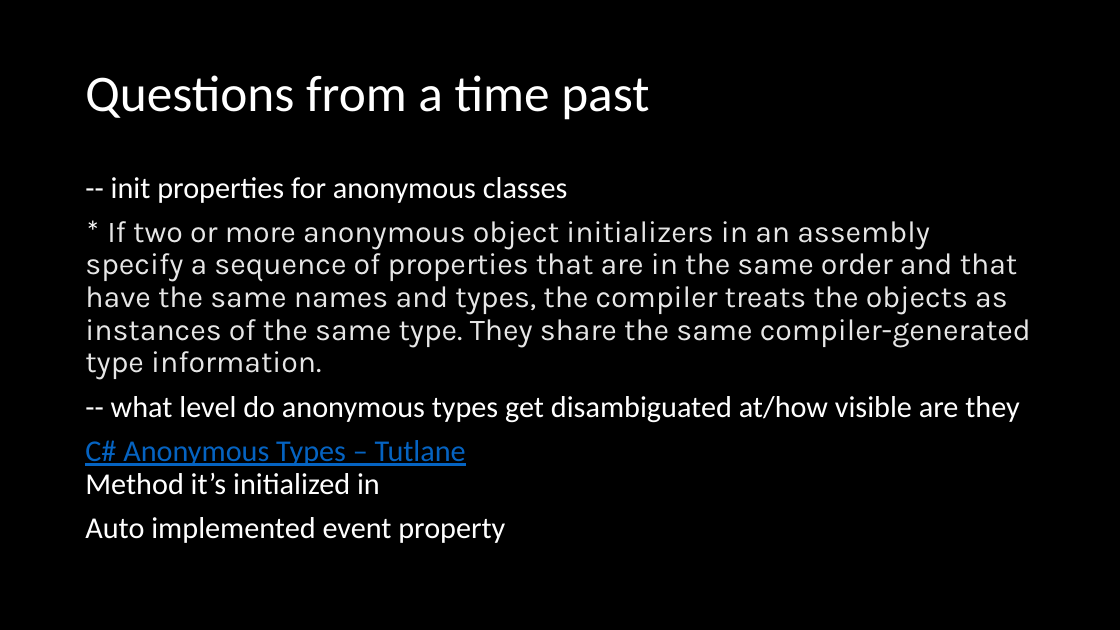
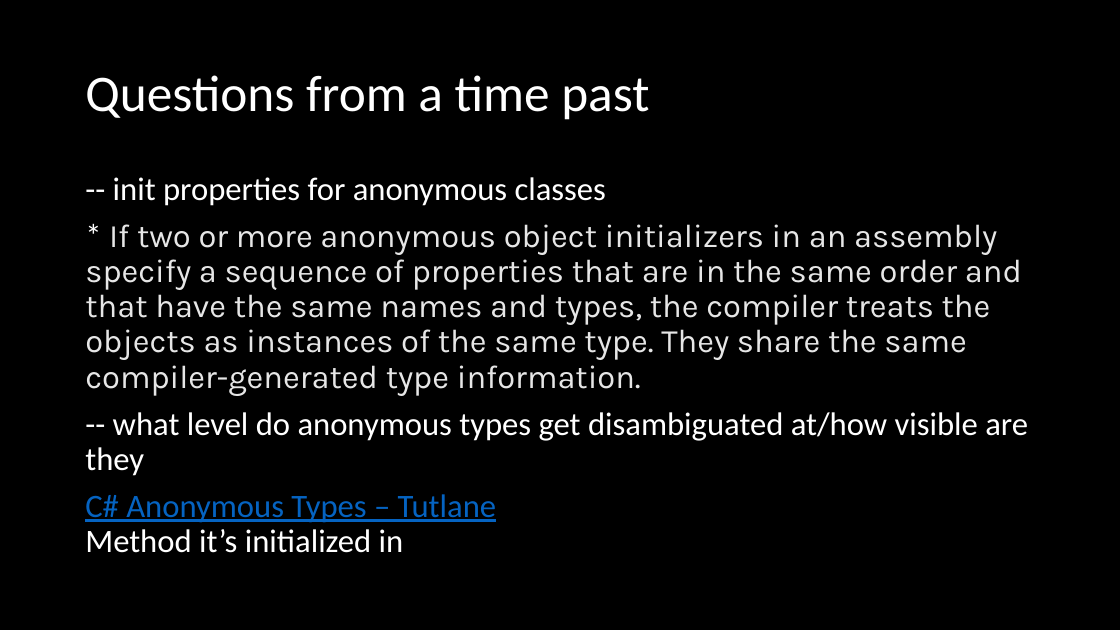
Before and after one commit to microsoft/Flash_University, a slide deck: slide 2 of CLR_via_CSharp/Chapter 11 - Events/Events.pptx. Drawn at 1120x630 pixels with LibreOffice and Linux fonts; fonts in the diff are those of the drawing. Boxes give left, top, right and bottom in pixels: in the first picture for what was removed or moved away, otherwise in the second. Text is boxed around its words. In the diff, an @@ line names an element or a change of style, - is before the commit and + after.

```diff
--- a/CLR_via_CSharp/Chapter 11 - Events/Events.pptx
+++ b/CLR_via_CSharp/Chapter 11 - Events/Events.pptx
@@ text "-- init properties for anonymous ..." at [85,177,1028,553]: size 25.9 to 28 pt @@
@@ text at [85,517,505,543]: paragraph removed @@
-Auto implemented event property
```
Also in this commit, not shown: 2 other files.
